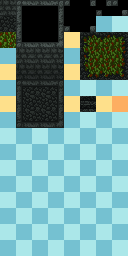
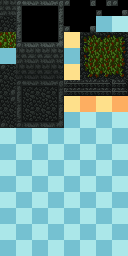
Before/after of a w=128, h=256 layered artwork. What changed in the layer stack:
renamed "Calque 3" to "Calque 14", painted on it over <box>0,64,128,128</box>
